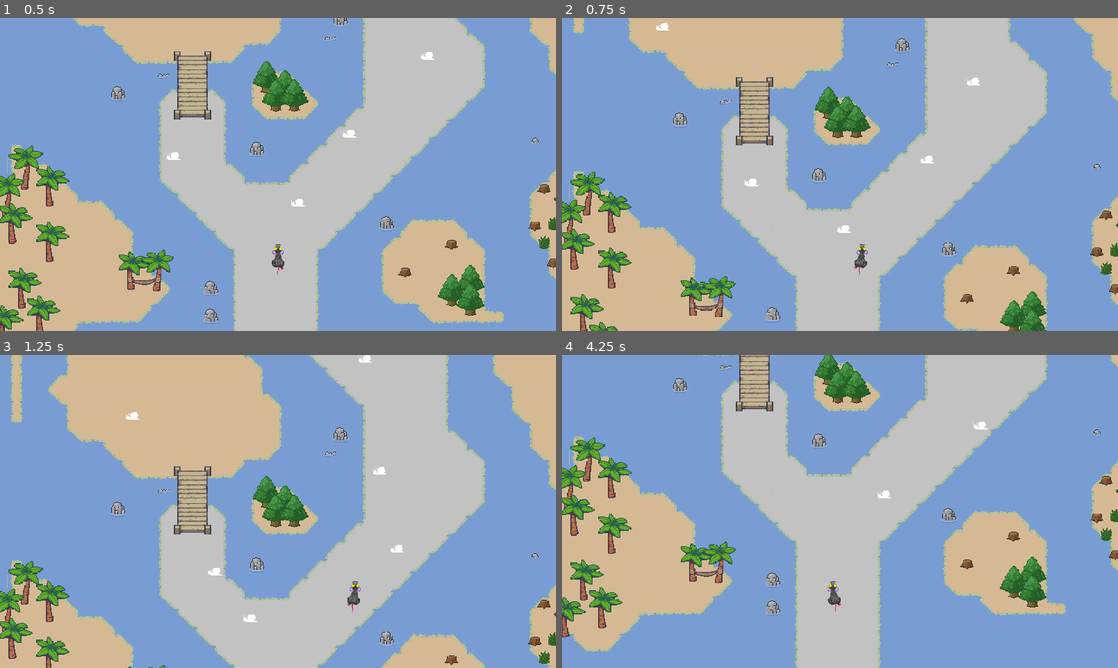
Above: before the commit, frames 1-4 (two rows, left to right).
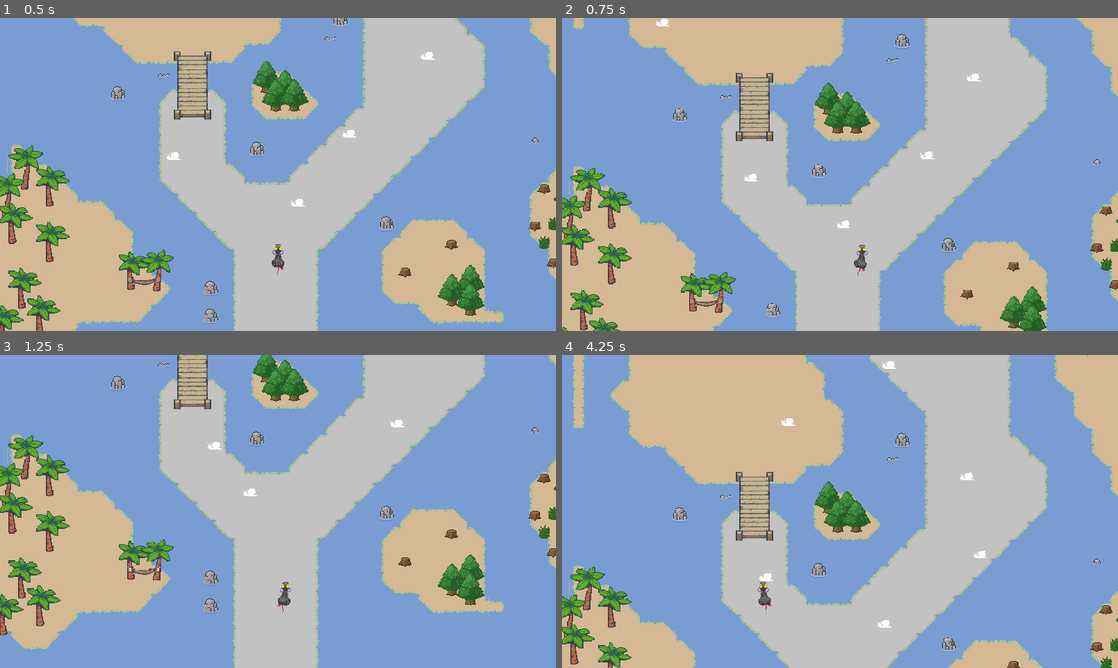
Above: after the commit, the same moments.

Repository: outerspace-probes/rat-raid
Game: Godot game, scene res://MainScene.tscn
Two runs of this game, one before a commit and one after it. Both use one fixed random seed, a clock stepped at 60 frames per second and the inputs below.
Inputs:
- Up to frame 1 (0.5 s): no input
- Up to frame 2 (0.75 s): hold Right (MOVE_RIGHT) from 0.53 s (still down); hold Down (BREAK) from 0.53 s (still down)
- Up to frame 3 (1.25 s): keep holding Right (MOVE_RIGHT); keep holding Down (BREAK)
- Up to frame 4 (4.25 s): release Right (MOVE_RIGHT) at 1.28 s; release Down (BREAK) at 1.28 s; hold Left (MOVE_LEFT) 1.28-2.03 s; tap Down (BREAK) at 1.35, 2.3, 2.85 s; hold Right (MOVE_RIGHT) 2.03-2.78 s; hold Space (FIRE) 2.03-2.78 s; hold Up (ACCELERATE) 2.78-3.53 s; hold Left (MOVE_LEFT) from 3.53 s (still down); hold Down (BREAK) from 3.53 s (still down)

Frame 1 is identical in both runs. In frame 2, 11% of the frame differs, in the area x 0-100%, y 0-100%; in frame 3, 65%; in frame 4, 65%.

Commit message:
player acceleration & break

Diff:
--- a/scripts/Player.gd
+++ b/scripts/Player.gd
@@ -1,12 +1,13 @@
 extends Area2D
 
 export var speedDefault = 360
-export var speedMin = 160
-export var speedMax = 460
-export var speedAccelerationBrake = 360
+export var speedMin = 220
+export var speedMax = 620
+export var accelerationBrake = 1000
 export var speedLeftRight = 380
 
-var speedCurrent = speedDefault
+export var speedCurrent = 0
+
 const laserMissle = preload("res://prefabs/PlayerLaserMissle.tscn")
 var bridgeNode
 var routeNode
@@ -16,6 +17,7 @@
 
 func _ready():
 	initPos = self.position
+	speedCurrent = speedDefault
 	bridgeNode = get_tree().get_root().find_node("RouteBridgesTileMap", true, false)
 	routeNode = get_tree().get_root().find_node("RouteTileMap", true, false)
 	AnimPlayer.play("RatRunStraight")
@@ -50,6 +52,26 @@
 	if Input.is_action_pressed("MOVE_RIGHT"):
 		self.position.x += speedLeftRight * delta
 
+	# acceleration & break
+	if Input.is_action_pressed("ACCELERATE"):
+		if speedCurrent <= speedMax:
+			speedCurrent += accelerationBrake * delta
+			setAnimSpeedScale()
+	elif Input.is_action_pressed("BREAK"):
+		if speedCurrent >= speedMin:
+			speedCurrent -= accelerationBrake * delta
+			setAnimSpeedScale()
+	else:
+		if speedCurrent > speedDefault:
+			speedCurrent -= accelerationBrake * delta
+			setAnimSpeedScale()
+		elif speedCurrent < speedDefault:
+			speedCurrent += accelerationBrake * delta
+			setAnimSpeedScale()
+
+func setAnimSpeedScale():
+	AnimPlayer.set_speed_scale(speedCurrent / speedDefault)
+
 func createLaser(pos):
 
 	var spawnPos = Vector2(pos.x,pos.y + 20)
